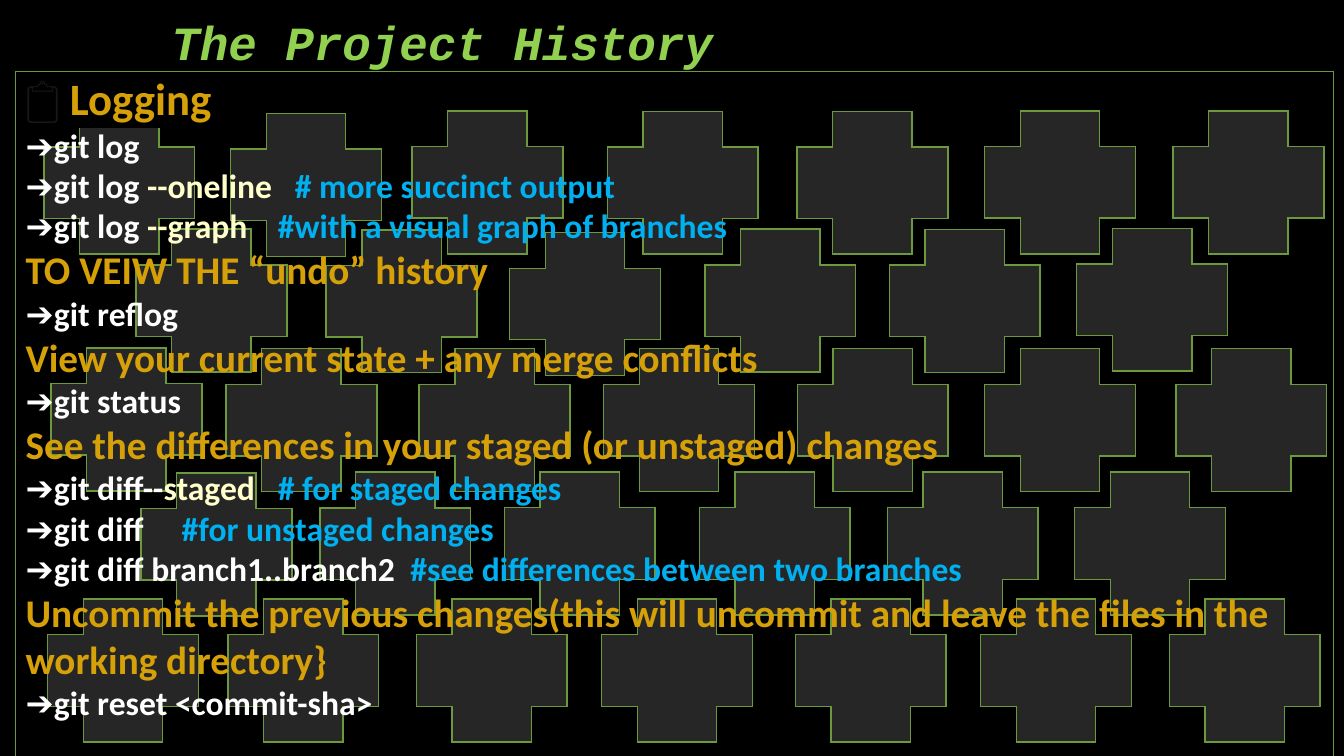
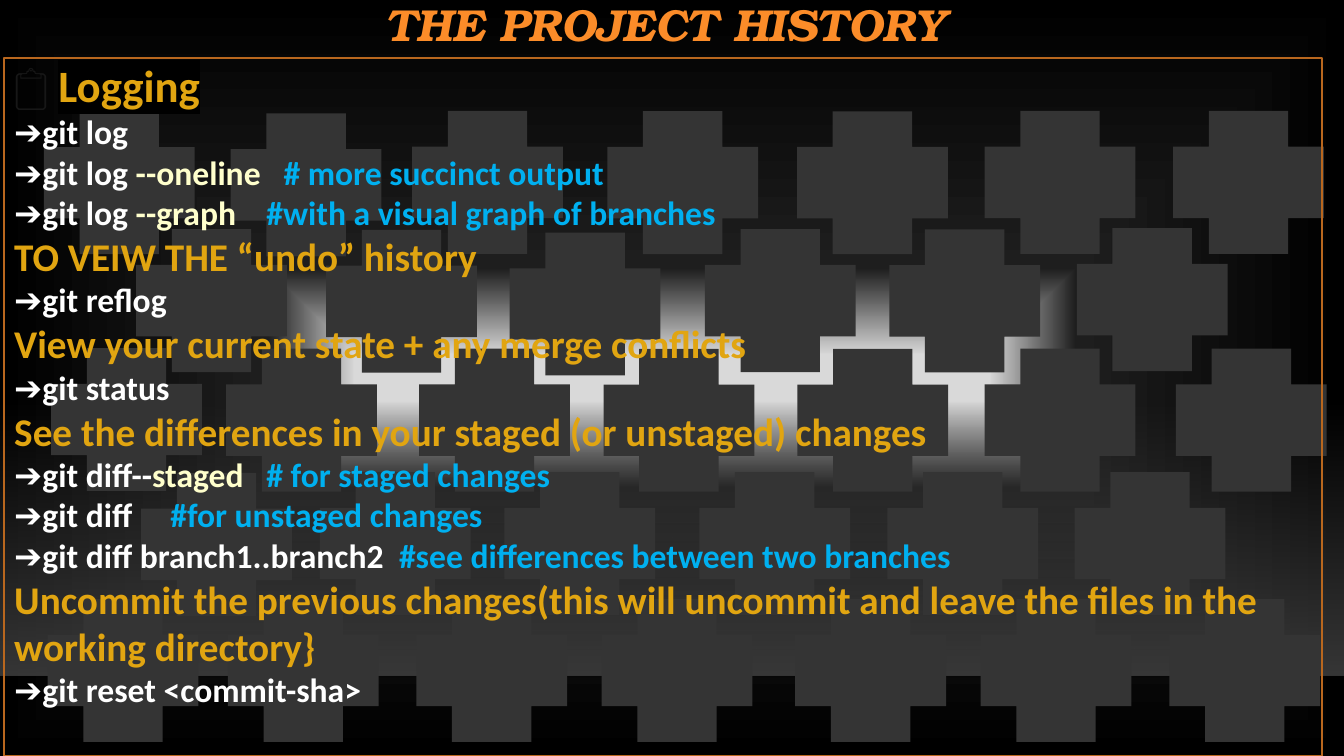
Before and after one commit to gwydion67/KOSS-presentation, a slide deck: slide 7 of New Git Concepts.pptx. Drawn at 1344x756 pixels with LibreOffice and Linux fonts; fonts in the diff are those of the drawing; background and template pictures are left out. Boxes give left, top, right and bottom in pixels: in the first picture for what was removed or moved away, otherwise in the second. Text is boxed around its words. In the diff, an @@ line names an element or a change of style, - is before the commit and + after.

```diff
--- a/New Git Concepts.pptx
+++ b/New Git Concepts.pptx
@@ background #000000 to gradient #D9D9D9 to #1E1E1E to #000000 @@
@@ title "THE PROJECT HISTORY" at box(385, 10, 945, 42): vertical alignment bottom to middle @@
@@ title at box(385, 10, 945, 42): text changed; size 34 to 32 pt; font Courier New to TeX Gyre Bonum; text colour #92D050 to #FB8C29 @@
-The Project History
+THE PROJECT HISTORY
@@ rectangle "📋 Logging": place and size @@
-rectangle "📋 Logging" at box(16, 72, 1334, 756)
+rectangle "📋 Logging" at box(4, 57, 1322, 756)
@@ rectangle "📋 Logging" at box(4, 57, 1322, 756): outline #6C9A3B 1 pt to #BA681E 1.25 pt @@
@@ text in rectangle at box(14, 70, 1257, 668): text colour #D6A008 to #E1A511 in "Logging", "TO VEIW THE “undo” history", "View your current state + any merge ...", "See the differences in your staged (or ..." and 1 more places @@
@@ fill #262626 to #343434; outline #6C9A3B 1 pt to none in 33 elements at box(798, 349, 949, 492), box(798, 111, 949, 254), box(981, 599, 1132, 742), box(887, 472, 1038, 615), box(889, 230, 1041, 373), box(985, 111, 1136, 254), box(985, 349, 1136, 492), box(1170, 599, 1321, 742), box(1075, 472, 1226, 615), box(1177, 349, 1328, 492), box(1077, 228, 1228, 371), box(1174, 111, 1325, 254), box(136, 229, 287, 372), box(412, 111, 564, 254), box(416, 599, 568, 742), box(419, 349, 571, 492), box(510, 233, 661, 376), box(607, 111, 758, 254), box(604, 349, 755, 492), box(705, 229, 856, 372), box(504, 472, 655, 615), box(602, 599, 753, 742), box(796, 599, 947, 742), box(700, 472, 851, 615), box(51, 348, 203, 491), box(231, 114, 382, 257), box(44, 111, 196, 254), box(226, 349, 377, 492), box(141, 473, 292, 616), box(47, 599, 199, 742), box(228, 599, 379, 742), box(320, 472, 471, 615), box(327, 230, 478, 373) @@
@@ rectangle added at box(0, 399, 1344, 676), fill gradient #454545 @@
@@ line added from (0, 677) to (1344, 677), #000001 1 pt @@
```
Also in this commit, not shown: 9 other slides changed, 6 slides added, 6 slides removed, 1 other file.
